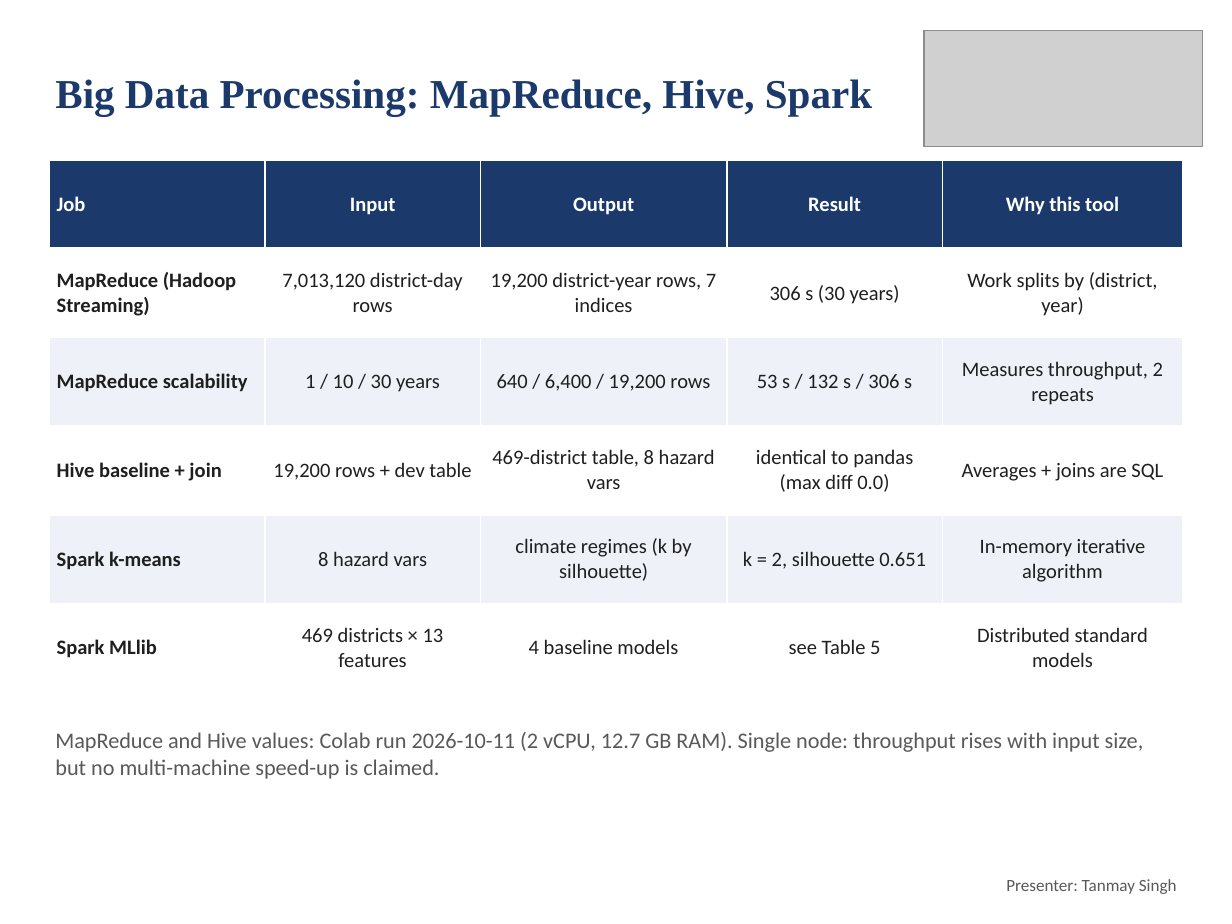
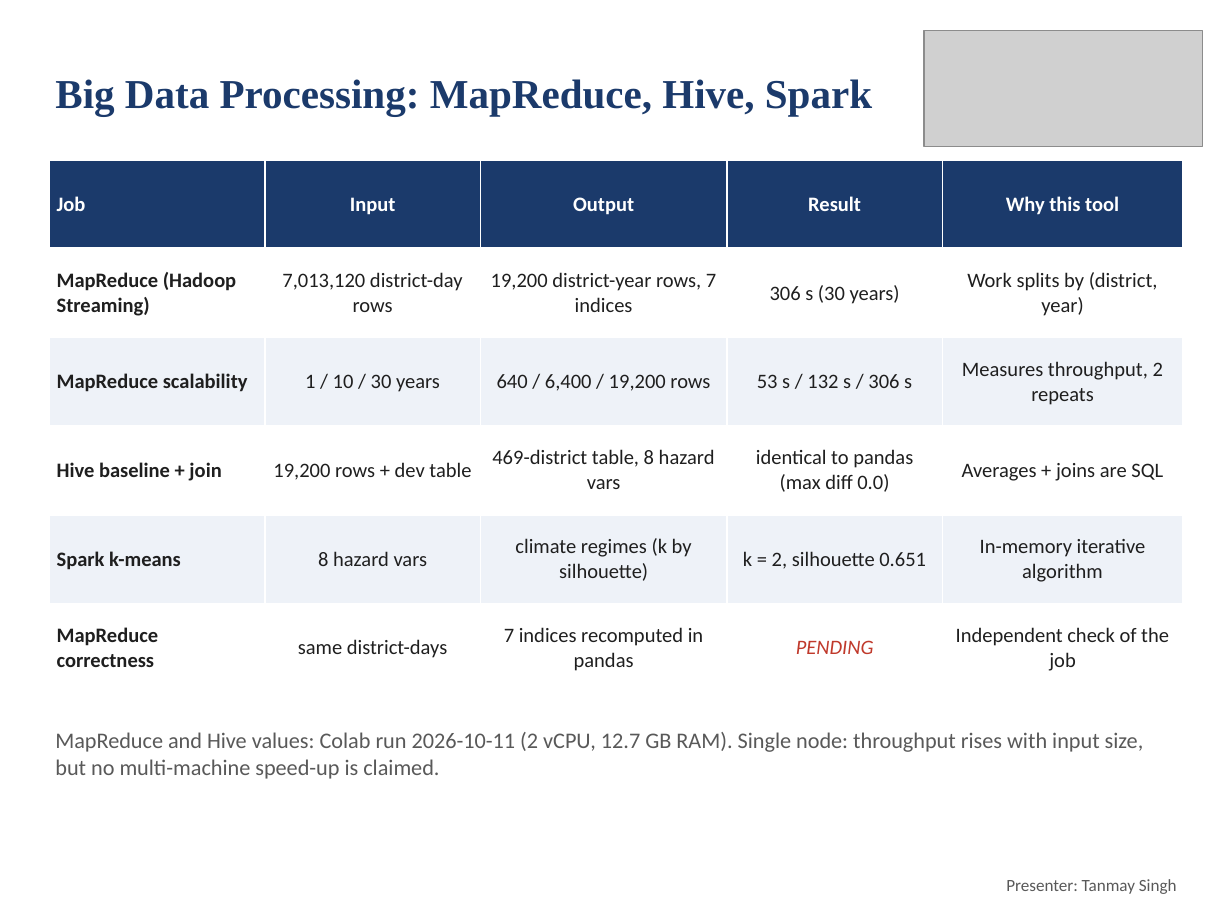
Before and after one commit to deepankarkumar1310/hadoop-ml-algorithm-, a slide deck: slide 8 of docs/Review2_Deck.pptx. Drawn at 1232x924 pixels with LibreOffice and Linux fonts; fonts in the diff are those of the drawing; grey boxes stand for pictures. Boxes give left, top, right and bottom in pixels: in the first picture for what was removed or moved away, otherwise in the second. Text is boxed around its words. In the diff, an @@ line names an element or a change of style, - is before the commit and + after.

Commit message:
One owner per slide, figure and notebook section; per-owner Colab checks

```diff
--- a/docs/Review2_Deck.pptx
+++ b/docs/Review2_Deck.pptx
@@ table at bbox=[49, 160, 1183, 692] @@
-row 6: Spark MLlib | 469 districts × 13 features | 4 baseline models | see Table 5 | Distributed standard models
+row 6: MapReduce correctness | same district-days | 7 indices recomputed in pandas | PENDING | Independent check of the job
```
Also in this commit, not shown: 7 other slides changed, 2 slides added, 6 other files.
